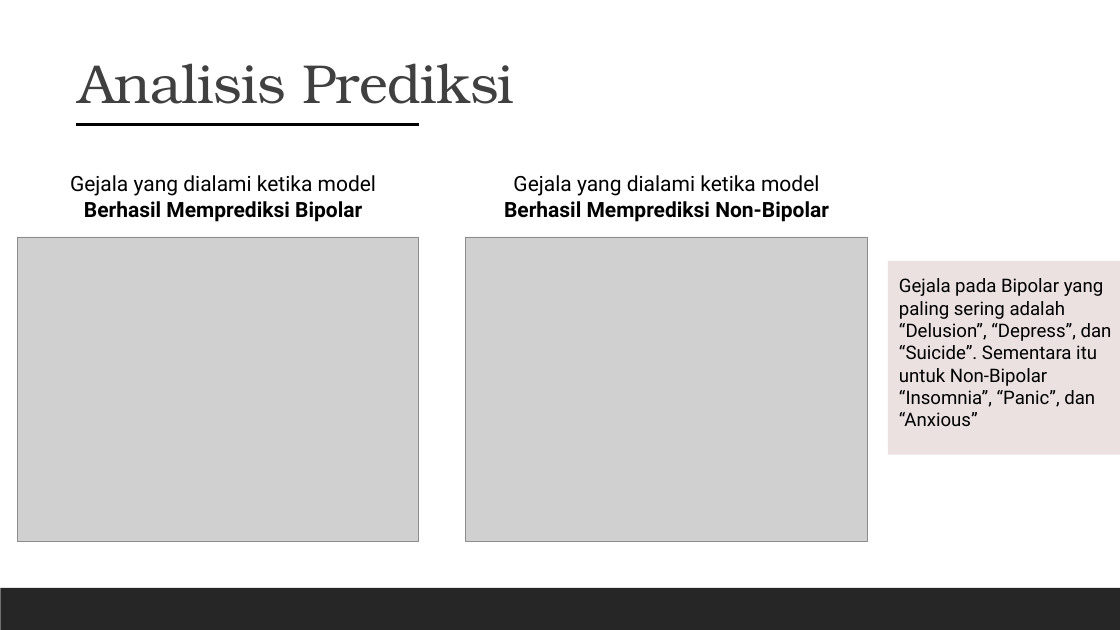
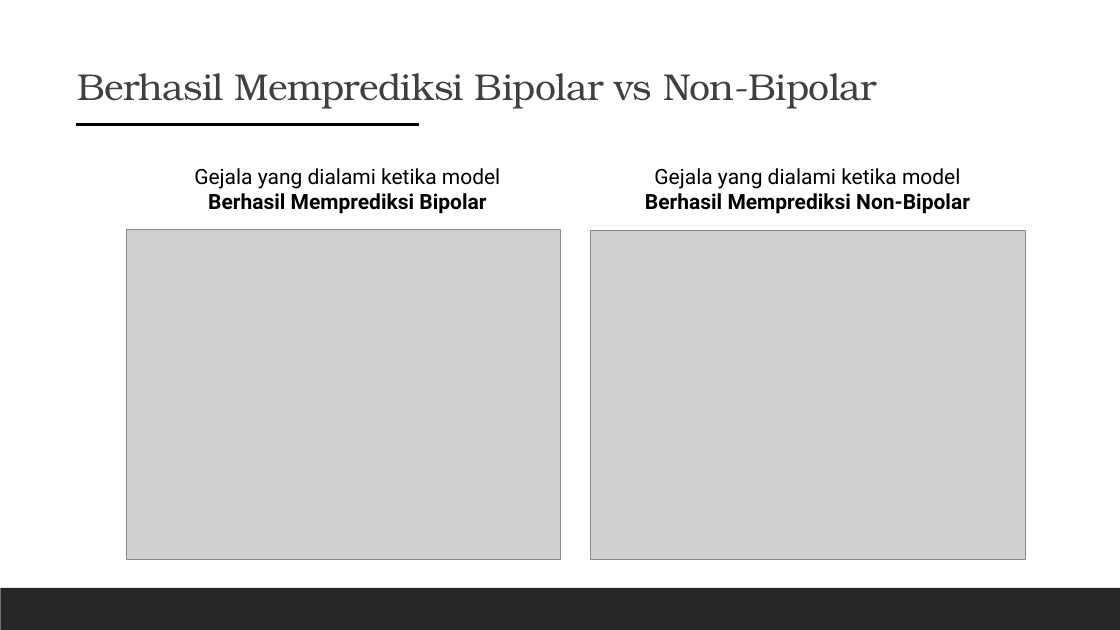
Before and after one commit to ekoptra/metamorphosis, a slide deck: slide 23 of Bipolar Prediction.pptx (slide 12 before the commit). Drawn at 1120x630 pixels with LibreOffice and Linux fonts; fonts in the diff are those of the drawing; grey boxes stand for pictures. Boxes give left, top, right and bottom in pixels: in the first picture for what was removed or moved away, otherwise in the second. Text is boxed around its words. In the diff, an @@ line names an element or a change of style, - is before the commit and + after.

```diff
--- a/Bipolar Prediction.pptx
+++ b/Bipolar Prediction.pptx
@@ text at bbox=[77, 73, 877, 109]: text changed; size 47 to 32 pt @@
-Analisis Prediksi
+Berhasil Memprediksi Bipolar vs Non-Bipolar
@@ text "Gejala yang dialami ketika model ...": place and size @@
-text "Gejala yang dialami ketika model ..." at bbox=[70, 175, 376, 222]
+text "Gejala yang dialami ketika model ..." at bbox=[194, 168, 500, 214]
@@ text "Gejala yang dialami ketika model ...": place and size @@
-text "Gejala yang dialami ketika model ..." at bbox=[504, 175, 829, 222]
+text "Gejala yang dialami ketika model ..." at bbox=[645, 168, 970, 214]
@@ picture: place and size @@
-picture at bbox=[18, 237, 419, 542]
+picture at bbox=[126, 230, 560, 560]
@@ picture removed at bbox=[466, 237, 868, 542] @@
@@ picture added at bbox=[591, 230, 1026, 560] @@
@@ rectangle removed at bbox=[888, 260, 1120, 455] @@
@@ text removed at bbox=[899, 278, 1112, 426] @@
-Gejala pada Bipolar yang paling sering adalah “Delusion”, “Depress”, dan “Suicide”. Sementara itu untuk Non-Bipolar “Insomnia”, “Panic”, dan “Anxious”
```
Also in this commit, not shown: 5 other slides changed, 15 slides added, 4 other files.
